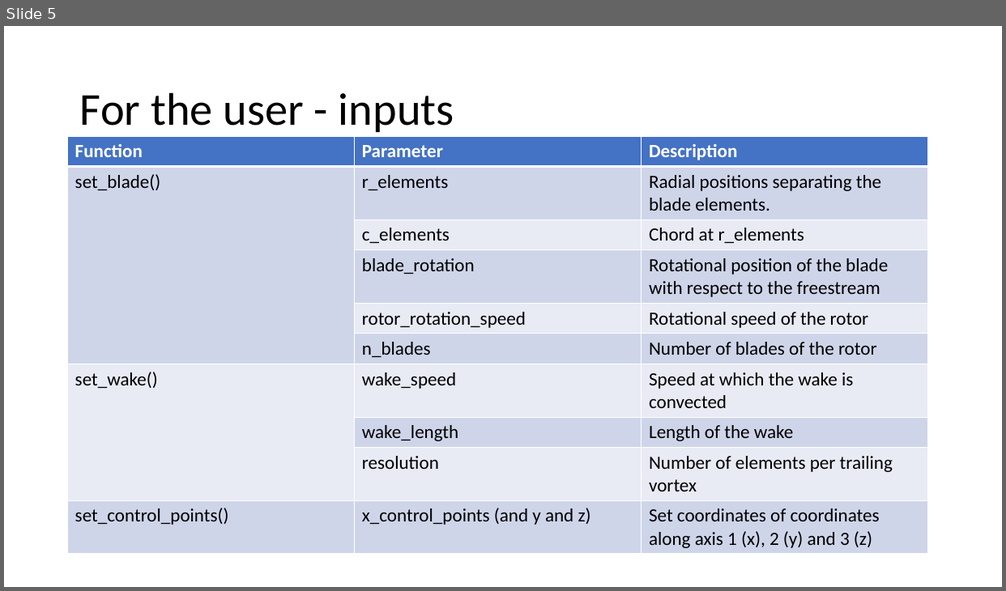
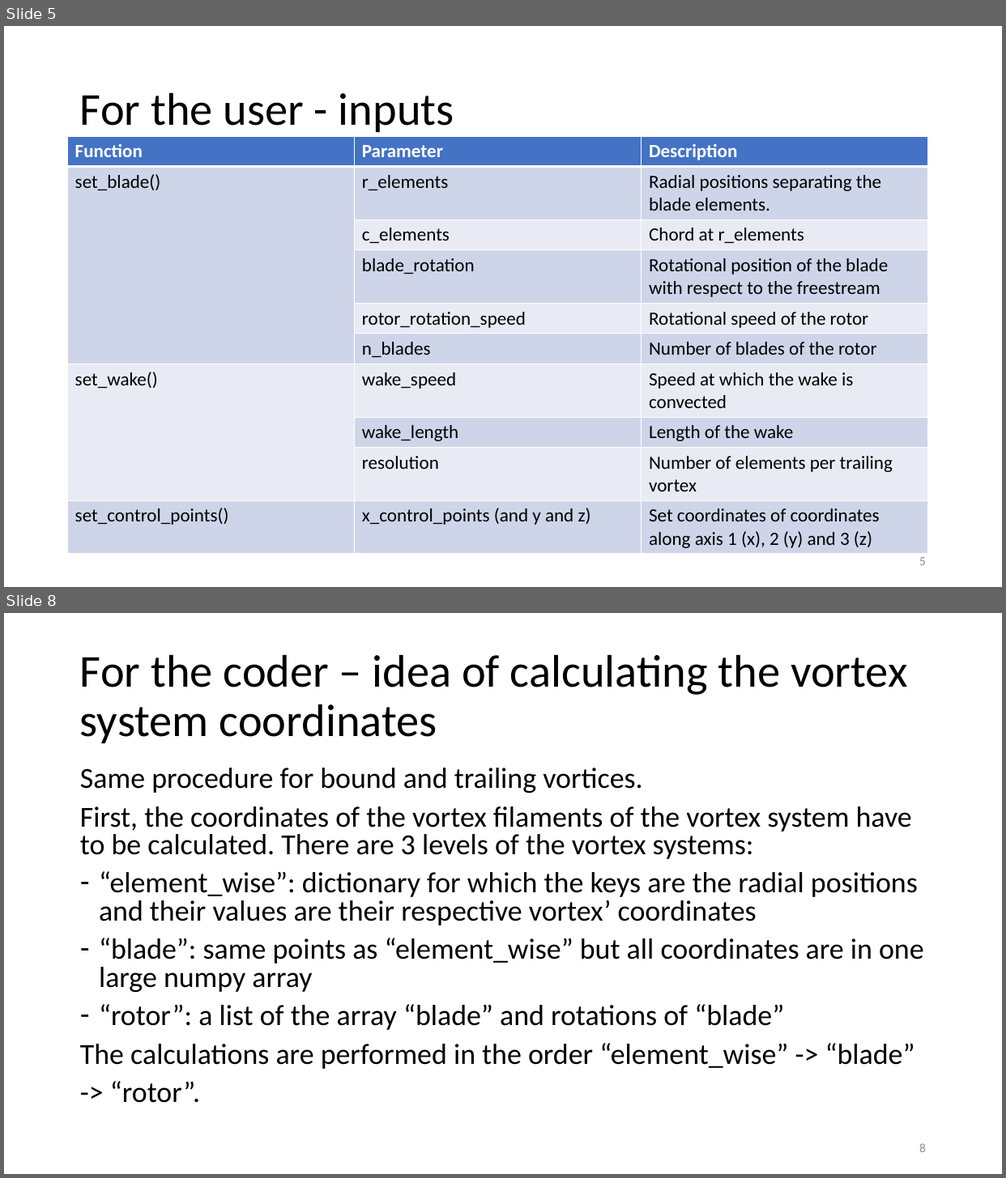
Before and after one commit to JonasMPN/LiftingLine, a slide deck: documentation/VortexSystem.pptx. Shown one above the other, each under a label of ours: slide 5 before the commit, slides 5 and 8 after it; the slides between them are not shown. The pictures are 1006x591 and 1006x1178 pixels, drawn with LibreOffice and Linux fonts; fonts in the diff are those of the drawing. Boxes give left, top, right and bottom in pixels: in the first picture for what was removed or moved away, otherwise in the second. Text is boxed around its words. In the diff, an @@ line names an element or a change of style, - is before the commit and + after.

```diff
--- a/documentation/VortexSystem.pptx
+++ b/documentation/VortexSystem.pptx
@@ slide 8 added at (4,613,1002,1174), background #FFFFFF @@
@@ title added at (80,654,907,743), 44 pt, text #000000 @@
+For the coder – idea of calculating the vortex system coordinates
@@ text added at (80,768,924,1103), 28 pt, text #000000 @@
+Same procedure for bound and trailing vortices.
+First, the coordinates of the vortex filaments of the vortex system have to be calculated. There are 3 levels of the vortex systems:
+– “element_wise”: dictionary for which the keys are the radial positions and their values are their respective vortex’ coordinates
+– “blade”: same points as “element_wise” but all coordinates are in one large numpy array
+– “rotor”: a list of the array “blade” and rotations of “blade”
+The calculations are performed in the order “element_wise” -> “blade”
+-> “rotor”.
@@ page number added at (919,1144,926,1152), 12 pt, text #8C8C8C @@
+8
@@ slide 5 changed as well @@
@@ page number added at (919,557,926,565), 12 pt, text #8C8C8C @@
+5
```
Also in this commit, not shown: 5 other slides changed, 3 other slides added.
